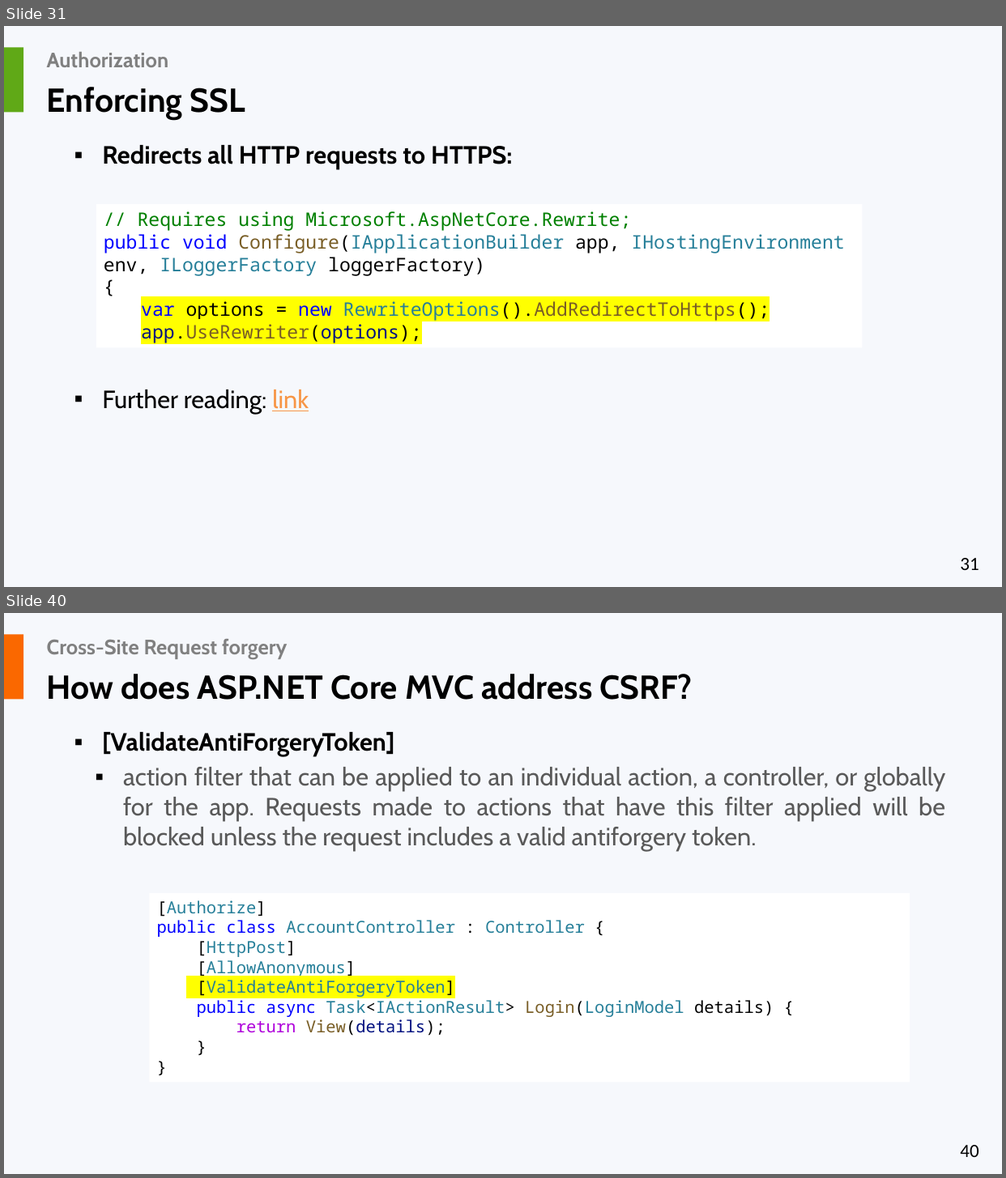
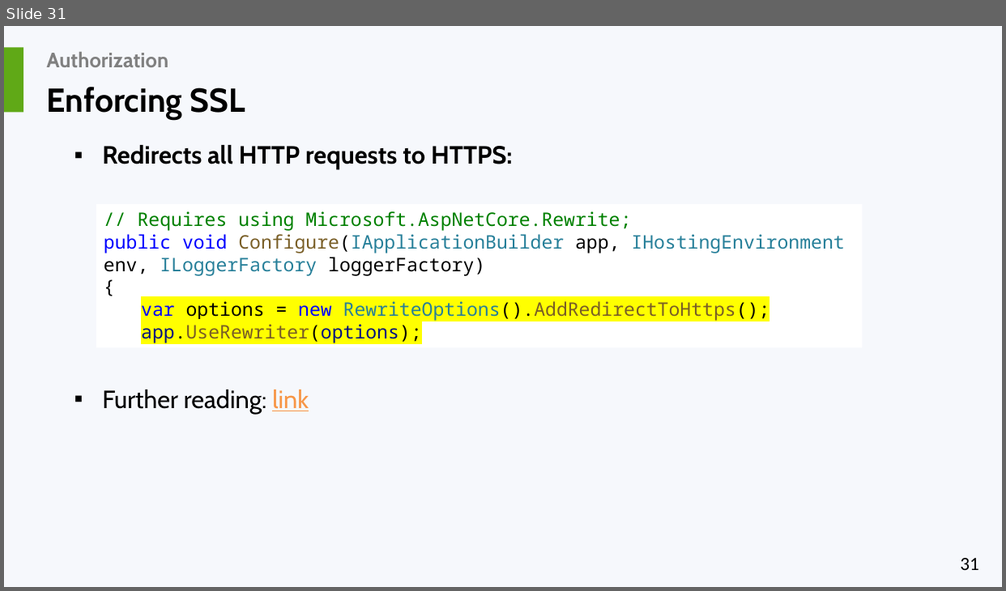
Before and after one commit to liviucotfas/ase-web-and-cloud-applications-security, a slide deck: Presentation ASPNET MVC Core - Part II.pptx. Shown one above the other, each under a label of ours: slides 31 and 40 before the commit, slide 31 after it; the slides between them are not shown. The pictures are 1006x1178 and 1006x591 pixels, drawn with LibreOffice and Linux fonts; fonts in the diff are those of the drawing. Boxes give left, top, right and bottom in pixels: in the first picture for what was removed or moved away, otherwise in the second. Text is boxed around its words. In the diff, an @@ line names an element or a change of style, - is before the commit and + after.

```diff
--- a/Presentation ASPNET MVC Core - Part II.pptx
+++ b/Presentation ASPNET MVC Core - Part II.pptx
@@ slide 40 removed at (x1=4, y1=613, x2=1002, y2=1174), background #F6F8FC; not listed: 1 template element that a slide beside it also shows @@
@@ rectangle removed at (x1=4, y1=635, x2=23, y2=700) @@
@@ title removed at (x1=47, y1=639, x2=287, y2=658) @@
-Cross-Site Request forgery
@@ text removed at (x1=47, y1=674, x2=692, y2=700) @@
-How does ASP.NET Core MVC address CSRF?
@@ text removed at (x1=102, y1=732, x2=945, y2=851) @@
-▪ [ValidateAntiForgeryToken]
-  ▪ action filter that can be applied to an individual action, a controller, or globally for the app. Requests made to actions that have this filter applied will be blocked unless the request includes a valid antiforgery token.
@@ rectangle removed at (x1=149, y1=894, x2=910, y2=1082) @@
-[Authorize]
-public class AccountController : Controller {
-[HttpPost]
-[AllowAnonymous]
-[ValidateAntiForgeryToken]
-public async Task<IActionResult> Login(LoginModel details) {
-return View(details);
-}
-}
```
Also in this commit, not shown: 3 slides changed, 20 other slides removed, 7 other files.
